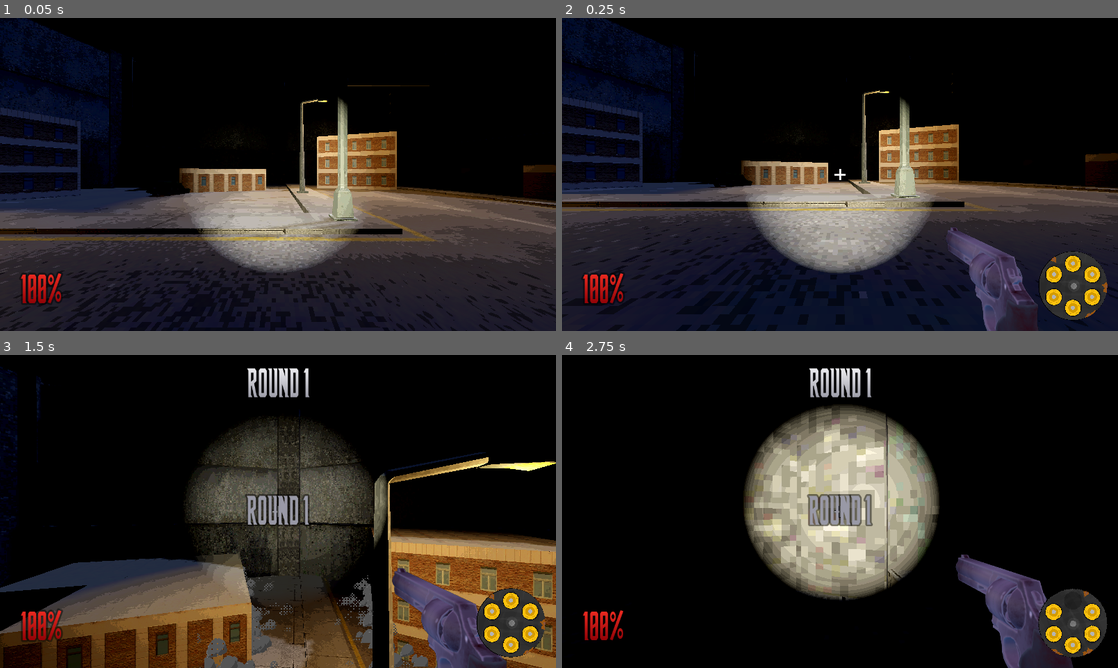
Above: before the commit, frames 1-4 (two rows, left to right).
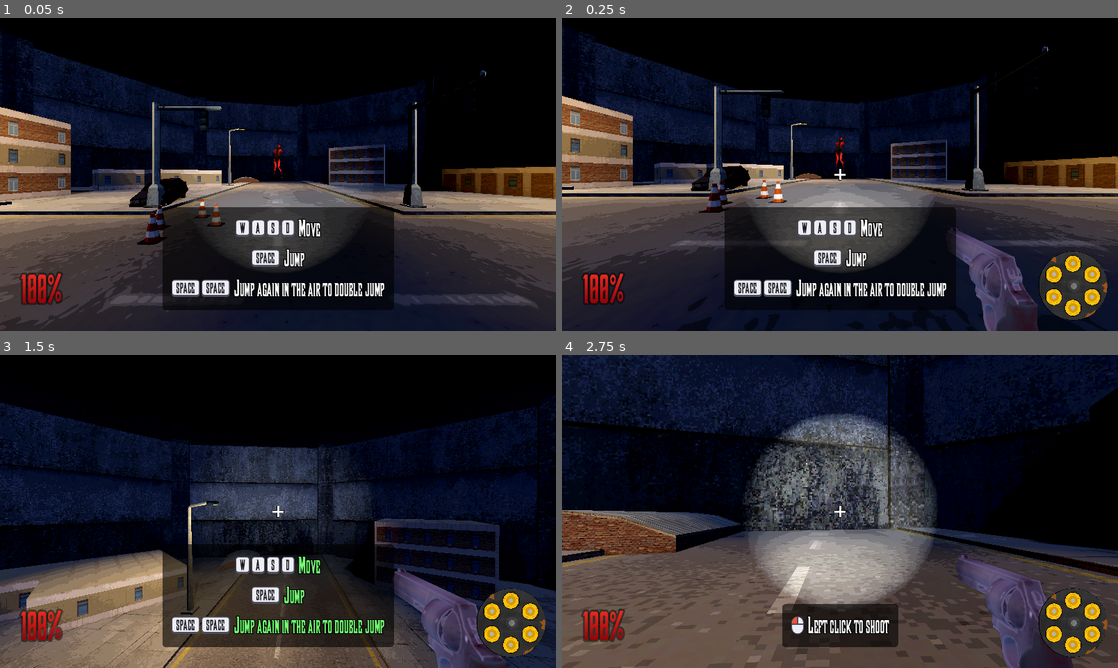
Above: after the commit, the same moments.

Repository: goob30/hackclub-haven
Game: Godot game, scene res://scenes/tutorial.tscn
Two runs of this game, one before a commit and one after it. Both use one fixed random seed, a clock stepped at 60 frames per second and the inputs below. Before the commit the project starts from res://scenes/main.tscn. Sound files missing from this copy of the repository are replaced by a short silence.
Inputs (mouse positions are in pixels of both pictures, inside the frame that each line leads up to):
- Up to frame 1 (0.05 s): no input
- Up to frame 2 (0.25 s): no input
- Up to frame 3 (1.5 s): move the mouse to (305, 511) at 0.52 s; hold F (parry) 0.53-1.28 s; hold W (move_forward) from 0.53 s (still down); tap Space (jump) at 0.77, 0.8, 1.07, 1.35 s; move the mouse to (250, 511) at 1.27 s
- Up to frame 4 (2.75 s): keep holding W (move_forward); tap Space (jump) at 1.52, 1.82, 2.3 s; tap F (parry) at 1.55 s; move the mouse to (851, 505) at 2.02 s; click (851, 505) at 2.1 s

The runs differ from the first frame. In frame 1, 43% of the frame differs, in the area x 0-100%, y 0-100%; in frame 2, 39%; in frame 3, 53%; in frame 4, 65%.

Commit message:
Add tutorial scene and dummy, player and revolver tweaks

Diff:
--- a/objects/player.gd
+++ b/objects/player.gd
@@ -42,6 +42,10 @@
 var health: int = 100
 var dead := false
 var beam_active := false
+var auto_beam := true # out of ammo beam death
+var infinite_ammo := false
+var death_scene := "" # empty reloads the current scene
+var _beam_forced := false
 var out_of_ammo := false
 var _refill_pending := false # round start reload not finished yet
 const BEAM_SHADER := preload("res://sprites/beam_dither.gdshader")
@@ -284,6 +288,7 @@
 		muzzle_flash.restart()
 		shake = 1.0
 		if model and model.has_method("play_shoot"):
+			if "infinite" in model: model.infinite = infinite_ammo
 			model.play_shoot()
 
 		blaster_cooldown.start(weapon.cooldown)
@@ -421,7 +426,9 @@
 		_refill_pending = false
 
 func _beam_allowed() -> bool:
-	if not out_of_ammo or _refill_pending or dead or _in_round_transition():
+	if _beam_forced:
+		return not dead
+	if not auto_beam or not out_of_ammo or _refill_pending or dead or _in_round_transition():
 		return false
 	return not get_tree().get_nodes_in_group("enemy").is_empty()
 
@@ -429,6 +436,11 @@
 	if beam_active or is_instance_valid(bullet) or not _beam_allowed():
 		return
 	_beam_death()
+
+func summon_beam() -> void:
+	_beam_forced = true
+	if not beam_active and not dead:
+		_beam_death()
 
 func _beam_death() -> void:
 	beam_active = true
@@ -497,7 +509,14 @@
 	tw.tween_property(camera, "rotation:x", 0.0, 1.4)
 	tw.tween_property(red, "color:a", 0.3, 1.4)
 	tw.chain().tween_interval(3.0)
-	tw.chain().tween_callback(func(): get_tree().reload_current_scene())
+	tw.chain().tween_callback(_after_death)
+
+func _after_death() -> void:
+	if death_scene.is_empty():
+		get_tree().reload_current_scene()
+		return
+	Input.mouse_mode = Input.MOUSE_MODE_VISIBLE
+	get_tree().change_scene_to_file(death_scene)
 
 func hide_right_arm():
 	var skels := arms.find_children("*", "Skeleton3D")
--- /dev/null
+++ b/objects/tutorial_dummy.gd
@@ -0,0 +1,36 @@
+extends "res://objects/demon_enemy.gd"
+
+# Tutorial target: can't die, only shoots when allowed
+
+const HEALTH_FLOOR := 100000
+
+var firing_enabled := false
+var _home := Vector3.ZERO
+
+
+func _ready() -> void:
+	super()
+	_home = global_position
+	health = HEALTH_FLOOR
+
+
+# Stays planted even when the player walks into it
+func _physics_process(delta: float) -> void:
+	super(delta)
+	global_position.x = _home.x
+	global_position.z = _home.z
+
+
+func _can_see_player() -> bool:
+	return firing_enabled and super()
+
+
+func damage(amount: int) -> void:
+	health = maxi(health, HEALTH_FLOOR)
+	super(amount)
+
+
+# Out of bounds kill just puts it back
+func destroy() -> void:
+	global_position = _home
+	velocity = Vector3.ZERO
--- a/project.godot
+++ b/project.godot
@@ -16,7 +16,7 @@
 
 config/name="haven2"
 config/tags=PackedStringArray("starterkit")
-run/main_scene="res://scenes/main.tscn"
+run/main_scene="res://scenes/tutorial.tscn"
 config/features=PackedStringArray("4.7", "Forward Plus")
 boot_splash/bg_color=Color(0.92549, 0.92549, 0.960784, 1)
 boot_splash/image="res://splash-screen.png"
--- a/scenes/main.tscn
+++ b/scenes/main.tscn
@@ -256,12 +256,10 @@
 stream = ExtResource("23_pm3ni")
 volume_db = -7.087
 autoplay = true
-bus = &"music"
 
 [node name="dangermusicadd" type="AudioStreamPlayer" parent="." unique_id=78346466]
 process_mode = 3
 stream = ExtResource("25_og1vs")
 volume_db = -80.0
-bus = &"music"
 
 [connection signal="health_updated" from="Player" to="HUD" method="_on_health_updated"]
--- /dev/null
+++ b/scenes/tutorial.tscn
@@ -0,0 +1,9 @@
+[gd_scene format=3 uid="uid://c7tut0r1a1scn"]
+
+[ext_resource type="PackedScene" uid="uid://dxvvlck8lej3f" path="res://scenes/main.tscn" id="1_main"]
+[ext_resource type="Script" path="res://scripts/tutorial.gd" id="2_tut"]
+
+[node name="Tutorial" instance=ExtResource("1_main")]
+
+[node name="Enemies" parent="."]
+script = ExtResource("2_tut")
--- a/scripts/revolver_model.gd
+++ b/scripts/revolver_model.gd
@@ -26,7 +26,9 @@
 
 var ammo := SHOTS
 var reloading := false
+var infinite := false
 var _seg_end := -1.0
+var _inf_idx := 0
 
 func can_fire() -> bool:
 	return ammo > 0 and not reloading
@@ -36,8 +38,12 @@
 		return
 	var seg := _anim.get_animation("Shoot").length / SHOTS
 	var idx := SHOTS - ammo
-	ammo -= 1
-	ammo_changed.emit(ammo, SHOTS)
+	if infinite:
+		idx = _inf_idx % SHOTS
+		_inf_idx += 1
+	else:
+		ammo -= 1
+		ammo_changed.emit(ammo, SHOTS)
 	_seg_end = (idx + 1) * seg
 	_anim.play("Shoot", -1, shoot_speed)
 	_anim.seek(idx * seg, true)
@@ -54,7 +60,10 @@
 	if _anim and _seg_end >= 0.0 and _anim.current_animation == "Shoot" and _anim.current_animation_position >= _seg_end:
 		_anim.pause()
 		_seg_end = -1.0
-		if ammo == 0:
+		if ammo == 0 and infinite:
+			ammo = SHOTS
+			ammo_changed.emit(ammo, SHOTS)
+		elif ammo == 0:
 			reloading = true
 			_anim.play("Reload", -1, RELOAD_SPEED)
 
--- /dev/null
+++ b/scripts/tutorial.gd
@@ -0,0 +1,397 @@
+extends Node
+
+const DEMON := preload("res://DemonGround.tscn")
+const DUMMY_SCRIPT := preload("res://objects/tutorial_dummy.gd")
+const ENEMY_BULLET := preload("res://scenes/EnemyBullet.tscn")
+const BULLET_SCENE := preload("res://scenes/bullet.tscn")
+const MENU_SCENE := "res://scenes/ui/homescreen.tscn" # placeholder main menu
+const SAVE_KEY := &"tutorial_step"
+
+const ARENA_CENTER := Vector3.ZERO
+const PLAYER_SPAWN := Vector3(9, 0.5, 0)
+const COMBO_GOAL := 3
+const MOVE_DISTANCE := 4.0
+const STEP_DELAY := 1.2
+const PENALTY_READ_TIME := 10.0
+const PENALTY_MAX_TIME := 25.0
+const BEAM_DELAY := 3.5
+const MIN_HEALTH := 30
+const ICON_SCALE := 1.25
+const FONT_SIZE := int(33 * ICON_SCALE)
+const ICON_SIZE := int(33 / ICON_SCALE)
+const DONE := Color(0.45, 1.0, 0.45)
+const KEY_BG := Color(0.93, 0.93, 0.96)
+const KEY_BORDER := Color(0.3, 0.3, 0.36)
+const KEY_HIGHLIGHT := Color(1.0, 0.3, 0.2)
+
+const MEDKIT_READ_TIME := 8.0
+const MEDKIT_MAX_TIME := 45.0
+const MEDKIT_SCRIPT := preload("res://scripts/medkit.gd")
+
+enum Step { MOVE, SHOOT, PARRY, COMBO, PENALTY, MEDKIT, BEAM }
+
+var step := Step.MOVE
+var player
+var dummy: Node3D
+
+var _moved := 0.0
+var _jumped := false
+var _double_jumped := false
+var _grounded_once := false
+var _got_hit := false
+var _beam_summoned := false
+var _step_time := 0.0
+var _next_step := -1
+var _delay_left := 0.0
+var _medkit: Node3D
+var _no_slow_combo := 27
+
+var _ui: CanvasLayer
+var _panel: PanelContainer
+var _lines: VBoxContainer
+var _prompt: CenterContainer
+var _prompt_box: VBoxContainer
+
+
+func _ready() -> void:
+	process_mode = Node.PROCESS_MODE_ALWAYS
+	player = get_tree().get_first_node_in_group("player")
+	var b := BULLET_SCENE.instantiate()
+	_no_slow_combo = ceili(b.combo_for_no_slow)
+	b.free()
+	_build_ui()
+	_spawn_dummy()
+	if player:
+		player.auto_beam = false
+		player.infinite_ammo = true
+		player.health_updated.connect(_on_health_updated)
+		player.parry_succeeded.connect(_on_parry)
+		_place_player()
+	# Progress survives scene reloads (falling out of the map)
+	var saved: int = Engine.get_meta(SAVE_KEY, Step.MOVE)
+	if saved == Step.PARRY:
+		saved = Step.SHOOT
+	_set_step(mini(saved, Step.PENALTY))
+
+
+func _spawn_dummy() -> void:
+	dummy = DEMON.instantiate() as Node3D
+	dummy.set_script(DUMMY_SCRIPT)
+	dummy.set("bullet_scene", ENEMY_BULLET)
+	dummy.position = ARENA_CENTER + Vector3.UP * 0.2
+	add_child(dummy)
+
+
+func _spawn_medkit() -> void:
+	if is_instance_valid(_medkit):
+		return
+	var arena := get_tree().get_first_node_in_group("arena") as Coliseum
+	if arena == null:
+		return
+	var space: PhysicsDirectSpaceState3D = player.get_world_3d().direct_space_state
+	for i in 200:
+		var r := arena.get_inner_radius() * sqrt(randf()) * 0.9
+		var a := randf() * TAU
+		var from := arena.global_position + Vector3(cos(a) * r, 60.0, sin(a) * r)
+		var query := PhysicsRayQueryParameters3D.create(from, from + Vector3.DOWN * 120.0)
+		var hit := space.intersect_ray(query)
+		if hit.is_empty() or hit.normal.y < 0.7:
+			continue
+		if not arena.BUILDING_NODES.any(func(b): return b.is_ancestor_of(hit.collider)):
+			continue
+		if hit.position.distance_to(player.global_position) < 10.0:
+			continue
+		_medkit = MEDKIT_SCRIPT.new()
+		_medkit.add_to_group("medkit")
+		add_child(_medkit)
+		_medkit.global_position = hit.position
+		return
+
+
+func _place_player() -> void:
+	player.global_position = PLAYER_SPAWN
+	var d := (ARENA_CENTER - PLAYER_SPAWN).normalized()
+	var yaw := atan2(-d.x, -d.z)
+	player.rotation.y = yaw
+	player.rotation_target = Vector3(0, yaw, 0)
+
+
+func _process(delta: float) -> void:
+	var paused := get_tree().paused
+	_ui.visible = not paused
+	if paused or not is_instance_valid(player):
+		return
+	var real_delta := delta / maxf(Engine.time_scale, 0.001)
+	_step_time += real_delta
+	_update_prompt()
+
+	if _next_step >= 0:
+		_delay_left -= real_delta
+		if _delay_left <= 0.0:
+			var s := _next_step
+			_next_step = -1
+			_set_step(s)
+		return
+
+	match step:
+		Step.MOVE:
+			_check_move(delta)
+		Step.SHOOT:
+			if _bullet_returning():
+				_set_step(Step.PARRY)
+		Step.PARRY:
+			if not is_instance_valid(player.bullet):
+				_got_hit = true
+				_set_step(Step.SHOOT)
+		Step.COMBO:
+			if player.combo >= COMBO_GOAL:
+				_queue_step(Step.PENALTY, STEP_DELAY)
+		Step.PENALTY:
+			if (_step_time >= PENALTY_READ_TIME and not is_instance_valid(player.bullet)) or _step_time >= PENALTY_MAX_TIME:
+				_set_step(Step.MEDKIT)
+		Step.MEDKIT:
+			var taken := not is_instance_valid(_medkit)
+			if (taken and _step_time >= MEDKIT_READ_TIME) or _step_time >= MEDKIT_MAX_TIME:
+				_set_step(Step.BEAM)
+		Step.BEAM:
+			if not _beam_summoned and _step_time >= BEAM_DELAY:
+				_beam_summoned = true
+				player.summon_beam()
+				_refresh_text()
+
+
+func _check_move(delta: float) -> void:
+	var changed := false
+	if _moved < MOVE_DISTANCE:
+		_moved += Vector2(player.velocity.x, player.velocity.z).length() * delta
+		changed = _moved >= MOVE_DISTANCE
+	var max_jumps: int = player.number_of_jumps
+	if player.is_on_floor() and player.jumps_remaining == max_jumps:
+		_grounded_once = true
+	if _grounded_once:
+		var used: int = max_jumps - player.jumps_remaining
+		if not _jumped and used >= 1:
+			_jumped = true
+			changed = true
+		if not _double_jumped and used >= mini(2, max_jumps):
+			_double_jumped = true
+			changed = true
+	if changed:
+		_refresh_text()
+		if _moved >= MOVE_DISTANCE and _jumped and _double_jumped:
+			_queue_step(Step.SHOOT, STEP_DELAY)
+
+
+func _bullet_returning() -> bool:
+	return is_instance_valid(player.bullet) and player.bullet.state == Projectile3D.State.RETURNING
+
+
+func _set_step(s: int) -> void:
+	step = s as Step
+	_step_time = 0.0
+	Engine.set_meta(SAVE_KEY, Step.MOVE if s == Step.BEAM else s)
+	if s == Step.MEDKIT:
+		_spawn_medkit()
+	if s == Step.BEAM:
+		if is_instance_valid(_medkit):
+			_medkit.queue_free()
+		player.death_scene = MENU_SCENE
+	_refresh_text()
+
+
+func _queue_step(s: int, delay: float) -> void:
+	if _next_step >= 0:
+		return
+	_next_step = s
+	_delay_left = delay
+
+
+func _on_parry() -> void:
+	if step == Step.SHOOT or step == Step.PARRY:
+		_set_step(Step.COMBO)
+
+
+# Can't die mid tutorial, only to the final beam
+func _on_health_updated(health: int) -> void:
+	if step != Step.BEAM and health < MIN_HEALTH and not player.dead:
+		player.heal_full()
+
+
+func _refresh_text() -> void:
+	match step:
+		Step.MOVE:
+			_show([
+				[_c(_moved >= MOVE_DISTANCE), "key:W", "key:A", "key:S", "key:D", " Move"],
+				[_c(_jumped), "key:SPACE", " Jump"],
+				[_c(_double_jumped), "key:SPACE", "key:SPACE", " Jump again in the air to double jump"],
+			])
+		Step.SHOOT:
+			var lines := [["mouse", " Left click to shoot"]]
+			if _got_hit:
+				lines.push_front([KEY_HIGHLIGHT, "Your bullet can hit you, don't be stupid, and parry it"])
+			_show(lines)
+		Step.PARRY:
+			_show([
+				["When time slows, press ", "key:F", " to parry it"],
+			])
+		Step.COMBO:
+			_show([
+				[DONE, "parried"],
+				["Parry the bullet into an enemy and it bounces back"],
+				["Keep parrying to build a combo: Reach a x%d combo" % COMBO_GOAL],
+				["mouse", " Shoot, then ", "key:F", " to parry it back"],
+			])
+		Step.PENALTY:
+			_show([
+				[DONE, "W combo"],
+				["Higher your combo, the less time slows down."],
+				["The combo ends when you suck and fail to hit an enemy"],
+				["If you spam parry the cooldown is gonna cook you"],
+			])
+		Step.MEDKIT:
+			_show([
+				["Medkits spawn every other round on a rooftop"],
+				["Grab one to restore your hp"],
+			])
+		Step.BEAM:
+			if _beam_summoned:
+				_show([[KEY_HIGHLIGHT, "Someone smites you, idk who tho"]])
+			else:
+				_show([["If you run out of bullets before you kill every enemy..."]])
+
+
+func _c(done: bool) -> Color:
+	return DONE if done else Color.WHITE
+
+
+# Tokens: "key:X" key cap, "mouse" left click icon, Color sets text color, anything else is text
+func _show(lines: Array) -> void:
+	for child in _lines.get_children():
+		_lines.remove_child(child)
+		child.queue_free()
+	for line in lines:
+		var row := HBoxContainer.new()
+		row.alignment = BoxContainer.ALIGNMENT_CENTER
+		row.add_theme_constant_override("separation", 4)
+		var color := Color.WHITE
+		for token in line:
+			if token is Color:
+				color = token
+			elif token == "mouse":
+				row.add_child(MouseIcon.new(ICON_SIZE * 1.6))
+			elif token.begins_with("key:"):
+				row.add_child(_key(token.substr(4), ICON_SIZE))
+			else:
+				row.add_child(_label(token, FONT_SIZE, color))
+		_lines.add_child(row)
+
+
+func _update_prompt() -> void:
+	var active: bool = player.slowmo_active and step < Step.PENALTY and not player.dead
+	_prompt.visible = active
+	_panel.visible = not active and _lines.get_child_count() > 0
+	if not active:
+		return
+	var s := 1.0 if step <= Step.PARRY else 0.7
+	_prompt_box.pivot_offset = _prompt_box.size * 0.5
+	_prompt_box.scale = Vector2(s, s)
+
+
+func _build_ui() -> void:
+	_ui = CanvasLayer.new()
+	_ui.layer = 2
+	add_child(_ui)
+
+	_panel = PanelContainer.new()
+	var sb := StyleBoxFlat.new()
+	sb.bg_color = Color(0, 0, 0, 0.6)
+	sb.set_corner_radius_all(8)
+	sb.set_content_margin_all(21)
+	_panel.add_theme_stylebox_override("panel", sb)
+	_panel.mouse_filter = Control.MOUSE_FILTER_IGNORE
+	_ui.add_child(_panel)
+	_panel.set_anchors_and_offsets_preset(Control.PRESET_CENTER_BOTTOM)
+	_panel.grow_horizontal = Control.GROW_DIRECTION_BOTH
+	_panel.grow_vertical = Control.GROW_DIRECTION_BEGIN
+	_panel.offset_top = -48
+	_panel.offset_bottom = -48
+	_lines = VBoxContainer.new()
+	_lines.add_theme_constant_override("separation", 12)
+	_panel.add_child(_lines)
+
+	# Sits just below the crosshair so the incoming bullet stays visible
+	_prompt = CenterContainer.new()
+	_prompt.set_anchors_preset(Control.PRESET_FULL_RECT)
+	_prompt.offset_top = 260
+	_prompt.mouse_filter = Control.MOUSE_FILTER_IGNORE
+	_prompt.visible = false
+	_ui.add_child(_prompt)
+	_prompt_box = VBoxContainer.new()
+	_prompt_box.alignment = BoxContainer.ALIGNMENT_CENTER
+	_prompt_box.add_theme_constant_override("separation", 4)
+	_prompt.add_child(_prompt_box)
+	var cap := _key("F", 72)
+	cap.size_flags_horizontal = Control.SIZE_SHRINK_CENTER
+	_prompt_box.add_child(cap)
+	var label := _label("Parry", 38)
+	label.horizontal_alignment = HORIZONTAL_ALIGNMENT_CENTER
+	_prompt_box.add_child(label)
+
+
+func _label(text: String, size: int, color := Color.WHITE) -> Label:
+	var l := Label.new()
+	l.text = text
+	l.mouse_filter = Control.MOUSE_FILTER_IGNORE
+	l.add_theme_font_override("font", ThemeDB.fallback_font)
+	l.add_theme_font_size_override("font_size", size)
+	l.add_theme_color_override("font_color", color)
+	l.add_theme_color_override("font_outline_color", Color.BLACK)
+	l.add_theme_constant_override("outline_size", maxi(4, size / 5))
+	return l
+
+
+func _key(text: String, size: int) -> Control:
+	var cap := PanelContainer.new()
+	var sb := StyleBoxFlat.new()
+	sb.bg_color = KEY_BG
+	sb.border_color = KEY_BORDER
+	sb.set_border_width_all(maxi(2, size / 12))
+	sb.border_width_bottom = maxi(4, size / 5)
+	sb.set_corner_radius_all(maxi(4, size / 4))
+	sb.content_margin_left = size * 0.4
+	sb.content_margin_right = size * 0.4
+	sb.content_margin_top = size * 0.05
+	sb.content_margin_bottom = size * 0.05
+	cap.add_theme_stylebox_override("panel", sb)
+	cap.size_flags_vertical = Control.SIZE_SHRINK_CENTER
+	cap.mouse_filter = Control.MOUSE_FILTER_IGNORE
+	var l := _label(text, size, Color(0.1, 0.1, 0.12))
+	l.add_theme_constant_override("outline_size", 0)
+	l.horizontal_alignment = HORIZONTAL_ALIGNMENT_CENTER
+	cap.add_child(l)
+	return cap
+
+
+class MouseIcon extends Control:
+	func _init(h: float) -> void:
+		custom_minimum_size = Vector2(h * 0.68, h)
+		size_flags_vertical = Control.SIZE_SHRINK_CENTER
+		mouse_filter = Control.MOUSE_FILTER_IGNORE
+
+	func _draw() -> void:
+		var w := size.x
+		var h := size.y
+		var r := int(w * 0.5)
+		var split := h * 0.44
+		var body := StyleBoxFlat.new()
+		body.bg_color = KEY_BG
+		body.border_color = KEY_BORDER
+		body.set_border_width_all(2)
+		body.set_corner_radius_all(r)
+		draw_style_box(body, Rect2(Vector2.ZERO, size))
+		var left := StyleBoxFlat.new()
+		left.bg_color = KEY_HIGHLIGHT
+		left.corner_radius_top_left = r
+		draw_style_box(left, Rect2(Vector2(2, 2), Vector2(w * 0.5 - 2, split - 2)))
+		draw_line(Vector2(w * 0.5, 2), Vector2(w * 0.5, split), KEY_BORDER, 2.0)
+		draw_line(Vector2(2, split), Vector2(w - 2, split), KEY_BORDER, 2.0)
Not shown, added: objects/tutorial_dummy.gd.uid
Not shown: 2 places in scenes/main.tscn that only renumber resources
Not shown, added: scripts/tutorial.gd.uid
